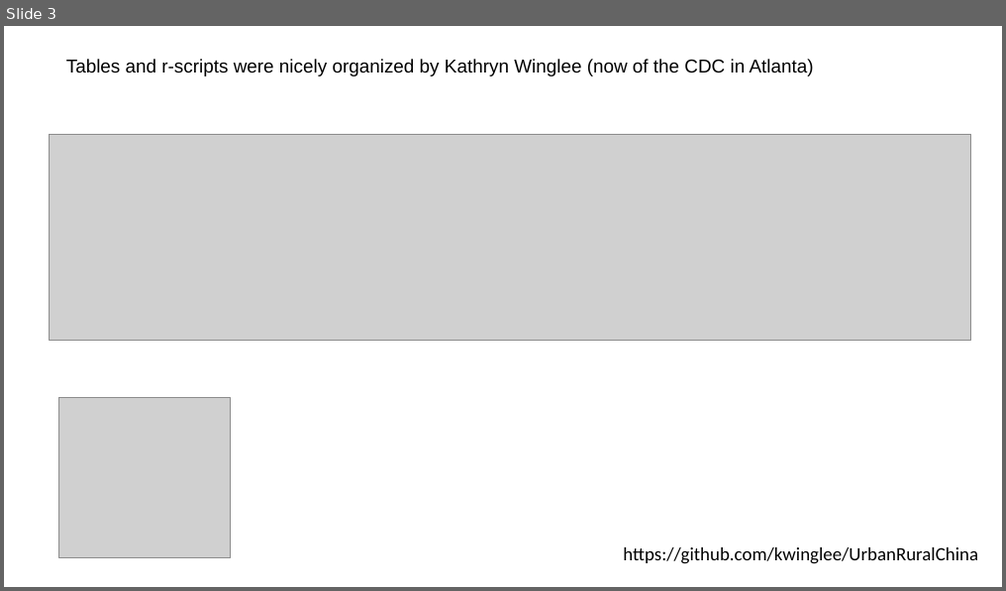
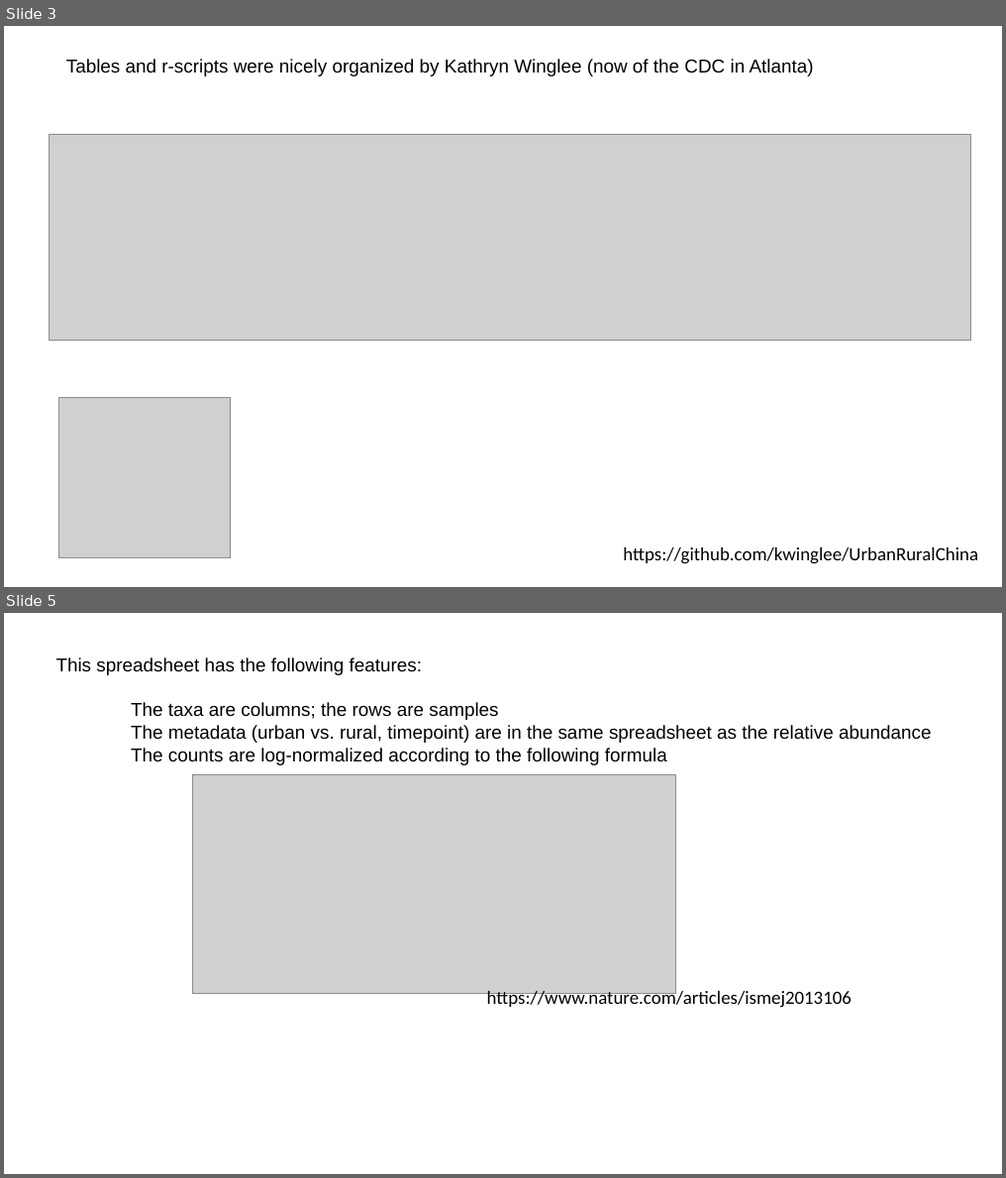
Before and after one commit to afodor/afodor.github.io, a slide deck: classes/ChapelHill2018/ch.pptx. Shown one above the other, each under a label of ours: slide 3 before the commit, slides 3 and 5 after it; the slides between them are not shown. The pictures are 1006x591 and 1006x1178 pixels, drawn with LibreOffice and Linux fonts; fonts in the diff are those of the drawing; grey boxes stand for pictures. Boxes give left, top, right and bottom in pixels: in the first picture for what was removed or moved away, otherwise in the second. Text is boxed around its words. In the diff, an @@ line names an element or a change of style, - is before the commit and + after.

```diff
--- a/classes/ChapelHill2018/ch.pptx
+++ b/classes/ChapelHill2018/ch.pptx
@@ slide 5 added at [4,613,1002,1174], background #FFFFFF @@
@@ text added at [56,658,931,765], 18 pt, text #000000 @@
+This spreadsheet has the following features:
+The taxa are columns; the rows are samples
+The metadata (urban vs. rural, timepoint) are in the same spreadsheet as the relative abundance
+The counts are log-normalized according to the following formula
@@ picture added at [193,774,676,994] @@
@@ text added at [487,989,851,1008], 18 pt, text #000000 @@
+https://www.nature.com/articles/ismej2013106
```
Also in this commit, not shown: 1 slide changed.
